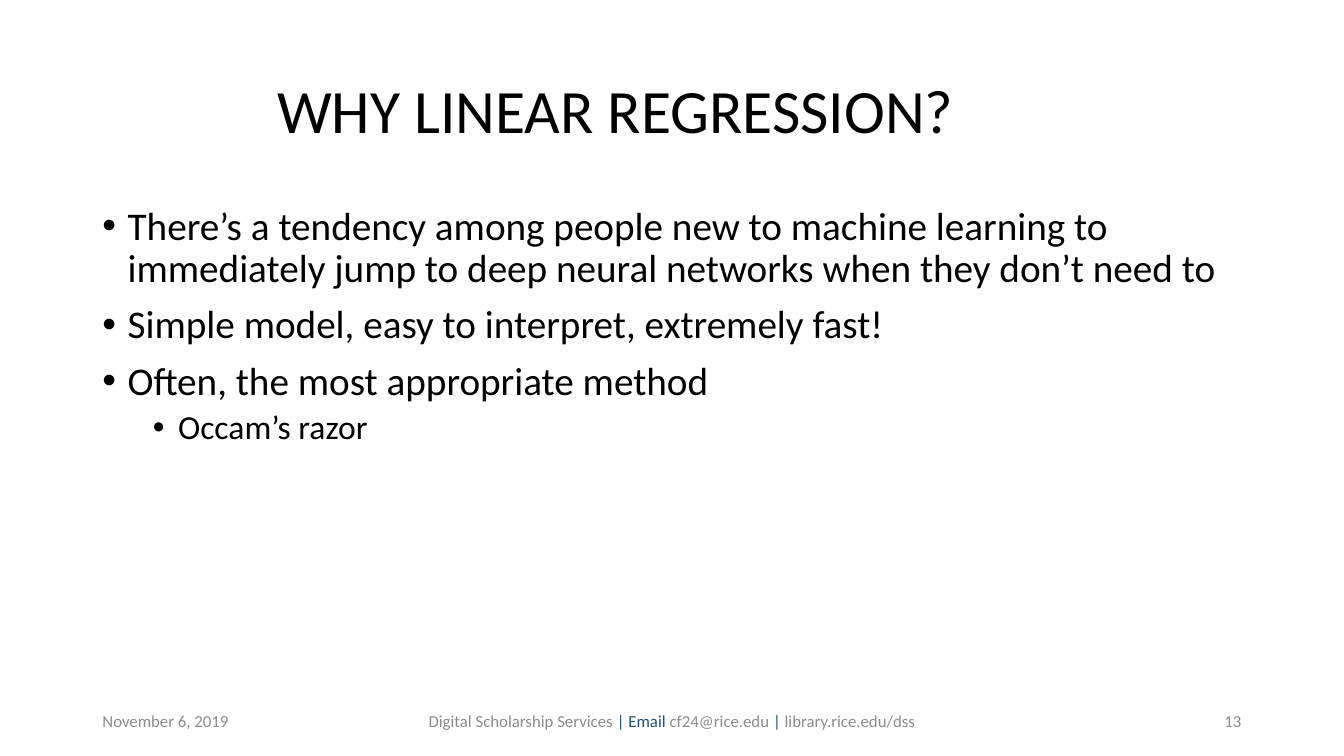
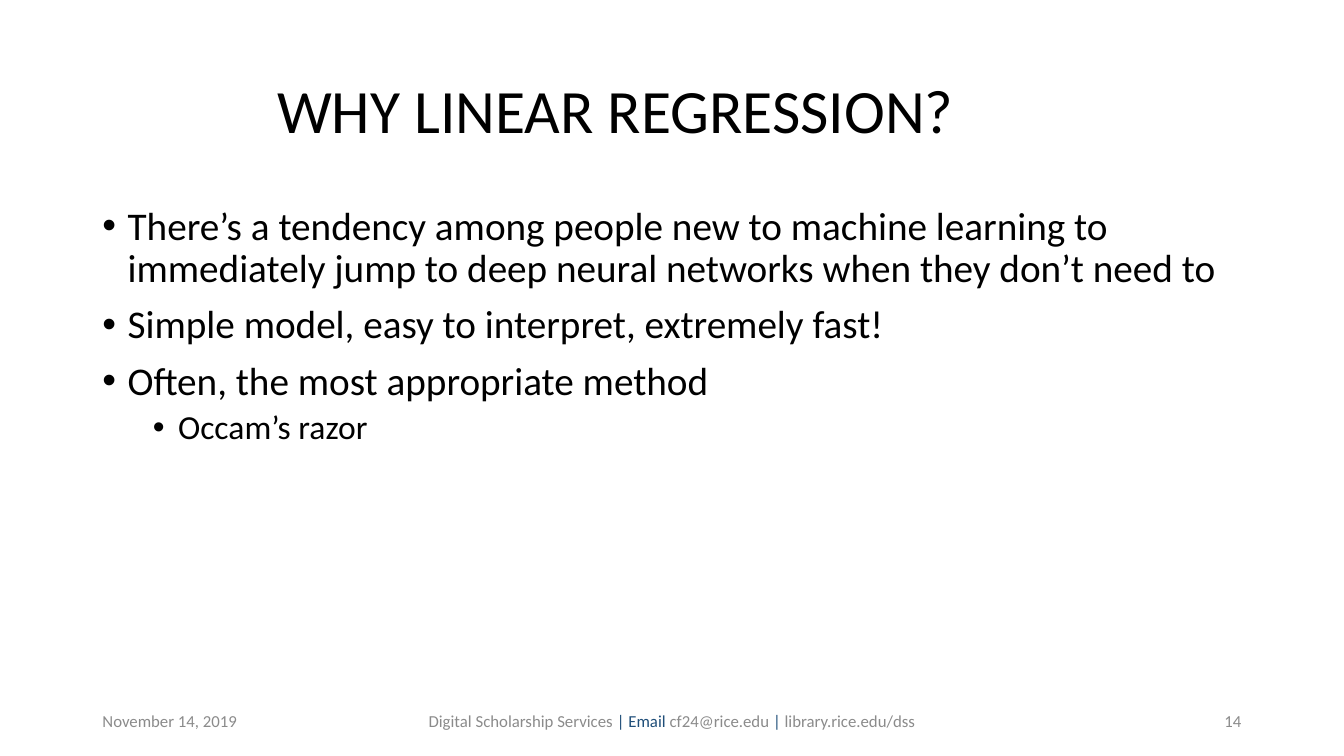
Before and after one commit to bakitybacon/rice-data-and-donuts, a slide deck: slide 14 of tf/Introduction to TensorFlow.pptx (slide 13 before the commit). Drawn at 1344x756 pixels with LibreOffice and Linux fonts; fonts in the diff are those of the drawing; background and template pictures are left out. Boxes give left, top, right and bottom in pixels: in the first picture for what was removed or moved away, otherwise in the second. Text is boxed around its words. In the diff, an @@ line names an element or a change of style, - is before the commit and + after.

```diff
--- a/tf/Introduction to TensorFlow.pptx
+++ b/tf/Introduction to TensorFlow.pptx
@@ text at box(102, 715, 237, 729): text changed @@
-November 6, 2019
+November 14, 2019
@@ page number at box(1224, 716, 1241, 727): text changed @@
-13
+14
```
Also in this commit, not shown: 20 other slides changed, 1 slide added.
